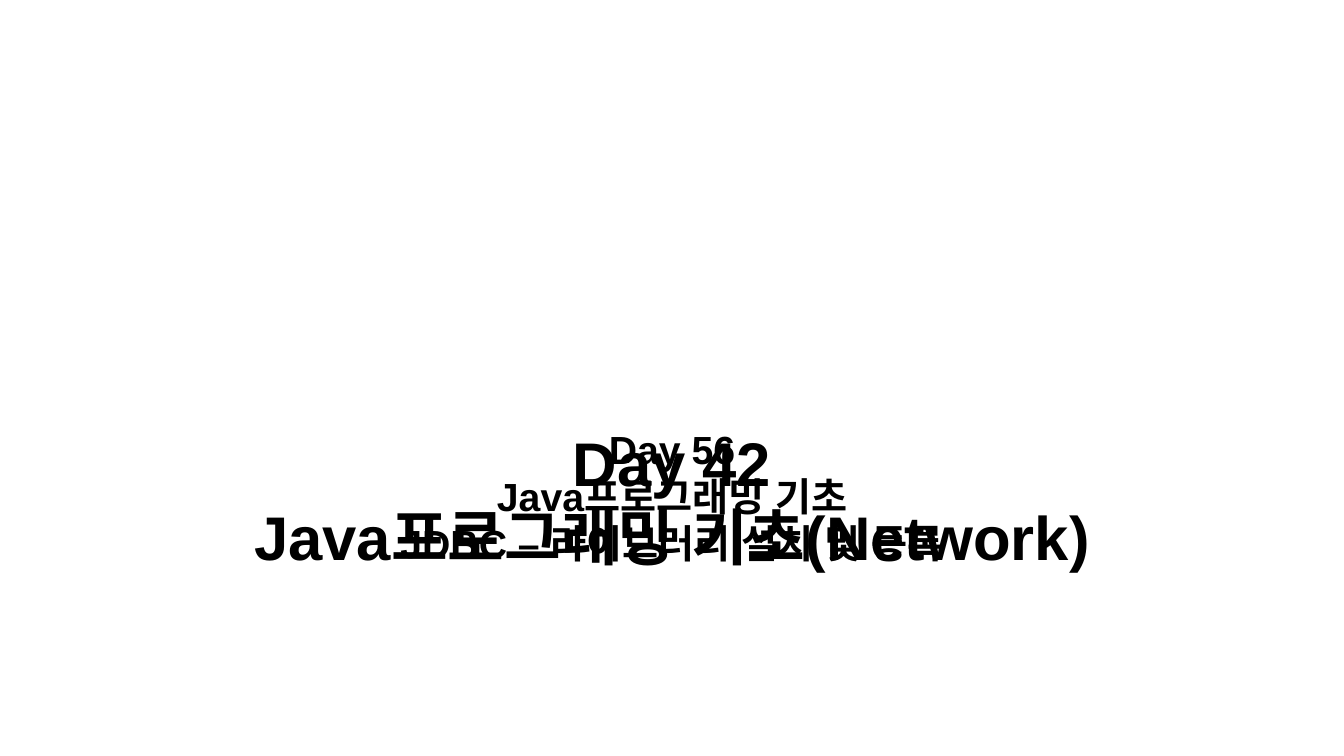
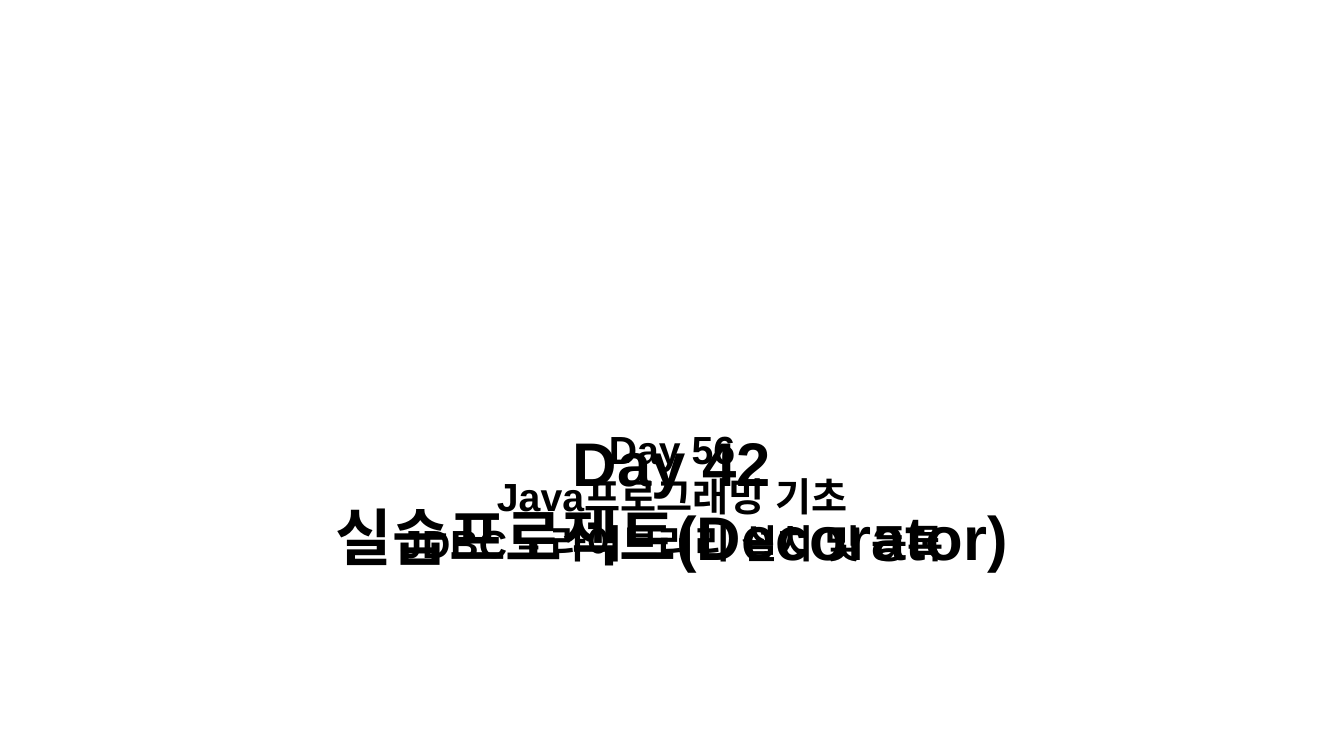
Before and after one commit to kknaks/kknaks.github.io, a slide deck: slide 41 of assets/img/posts/ClassThumbnail.pptx (slide 44 before the commit). Drawn at 1344x756 pixels with LibreOffice and Linux fonts; fonts in the diff are those of the drawing; background and template pictures are left out. Boxes give left, top, right and bottom in pixels: in the first picture for what was removed or moved away, otherwise in the second. Text is boxed around its words. In the diff, an @@ line names an element or a change of style, - is before the commit and + after.

```diff
--- a/assets/img/posts/ClassThumbnail.pptx
+++ b/assets/img/posts/ClassThumbnail.pptx
@@ text at box(336, 497, 1008, 573): text changed @@
-Java프로그래밍 기초(Network)
+실습프로젝트(Decorator)
```
Also in this commit, not shown: 26 other slides changed, 3 slides removed, 21 other files.
